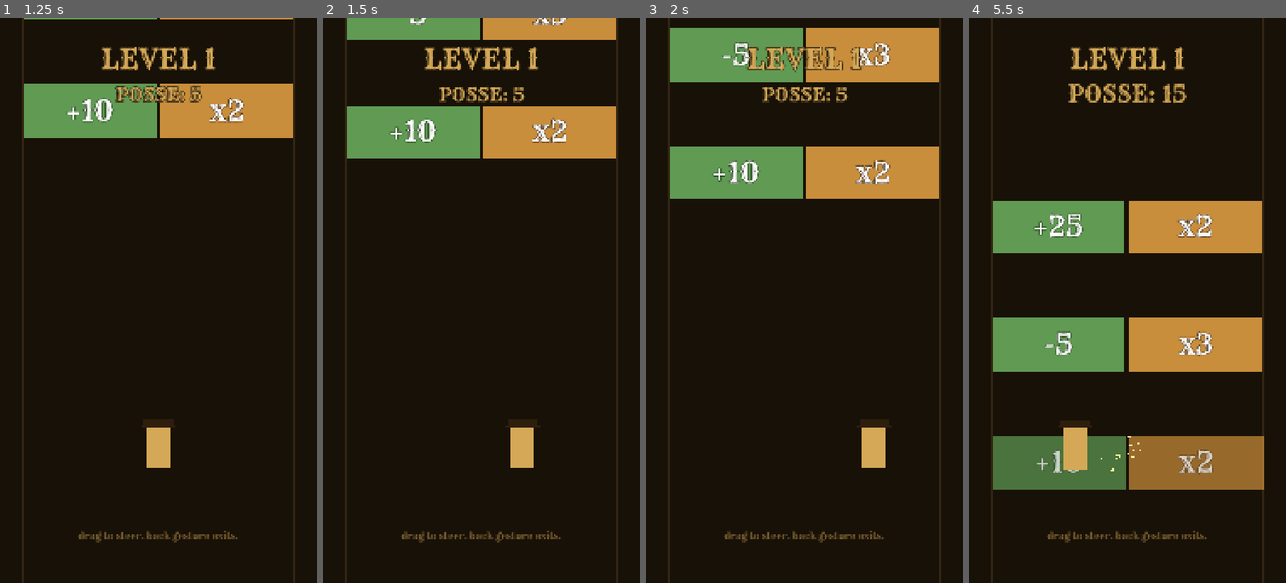
Above: before the commit, frames 1-4 (left to right).
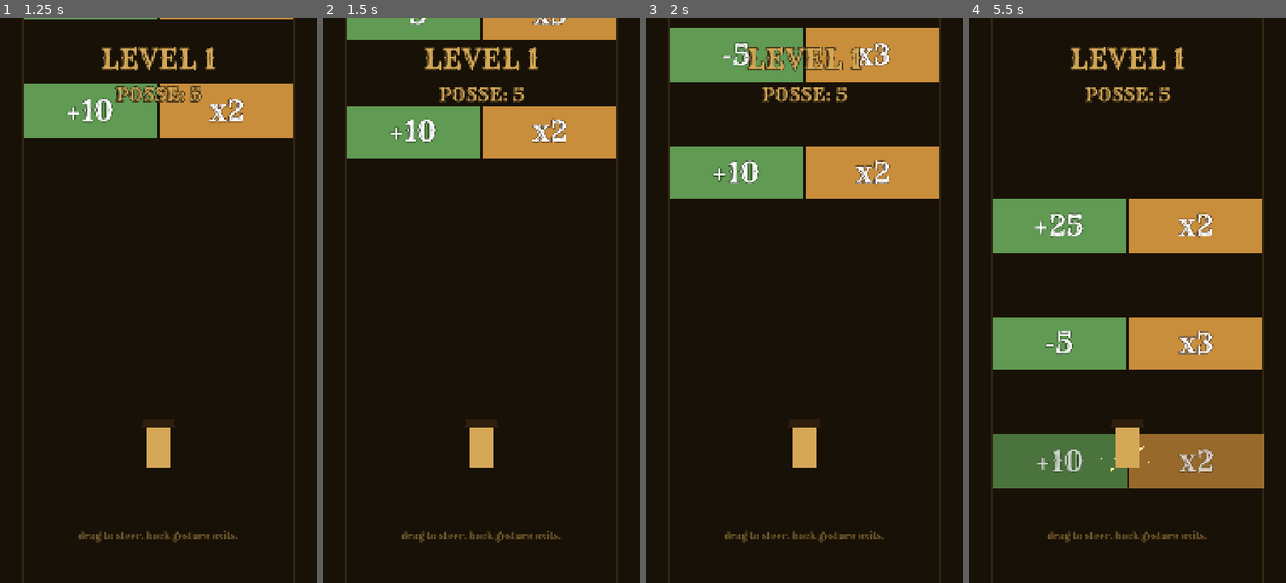
Above: after the commit, the same moments.

Repository: Joeputin100/Not_This_Again
Game: Godot game, scene res://scenes/main_menu.tscn
The game is run twice, just before and just after one commit, with the same random seed, the same clock (stepped at 60 frames per second) and the same inputs.
Inputs (mouse positions are in pixels of both pictures, inside the frame that each line leads up to):
- Up to frame 1 (1.25 s): click "PLAY" at 0.5 s
- Up to frame 2 (1.5 s): tap Enter at 1.25 s; move the mouse to (551, 272) at 1.27 s; hold Shift from 1.28 s (still down); click (551, 272) at 1.42 s
- Up to frame 3 (2 s): keep holding Shift
- Up to frame 4 (5.5 s): release Shift at 2 s; drag from (1064, 328) to (1111, 413) at 2.02 s; move the mouse to (1159, 176) at 2.77 s; tap Ctrl at 2.85 s; click (1159, 176) at 2.92 s; drag from (1111, 413) to (1032, 215) at 3.52 s; move the mouse to (1222, 385) at 4.27 s; tap Alt at 4.35 s; click (1222, 385) at 4.42 s; drag from (1032, 215) to (1079, 159) at 5.02 s

Frame 1 is identical in both runs. In frame 2, 1.1% of the frame differs, in the area x 46-67%, y 72-80%; in frame 3, 1.1%; in frame 4, 4.2%, in the area x 7-94%, y 11-84%.
Error after the commit: Parse Error: Cannot infer the type of "combo" variable because the value doesn't have a set type. (res://scripts/level.gd:95)

Commit message:
Phase 1 polish (iter 10): combo escalation + MEGA banner + 18 tests
Implements the Candy-Crush "mega sparkles for 3 in a row" escalation
that user flagged as missing. Each consecutive gate pass scales up:

  combo 1 → 28 particles, 0.40 trauma, no banner (the normal feel)
  combo 2 → 42 particles, 0.55 trauma, "DOUBLE!" banner floats up
  combo 3 → 56 particles, 0.70 trauma, "MEGA!" banner floats up
  combo 4+ → caps at 56 particles, 0.85 trauma, still "MEGA!"

- scripts/combos_counter.gd — instance state (current, step, reset)
  plus three pure-static curves (label_for, particle_multiplier,
  trauma_for). All scaled-and-capped so escalation feels powerful
  early but doesn't go nuclear on infinite combos.

- test/test_combos_counter.gd — 18 tests covering counter state +
  every breakpoint of every curve, including the caps (combo 5/100
  return the same as combo 3 for particles, combo 99 caps trauma).

- scripts/level.gd — _on_gate_triggered now:
    1. combos.step() returns new combo count
    2. gate's Sparkles.amount = 28 * particle_multiplier(combo)
       (set BEFORE _play_pass_animation runs — synchronous signal
       emission means this lands before emitting=true)
    3. shake.add_trauma(trauma_for(combo))  ← per-combo escalation
    4. If label_for(combo) is non-empty, _spawn_combo_banner()
       creates a giant gold Label in the UI CanvasLayer (so screen
       shake doesn't jitter it), scales it in with a BACK bounce,
       floats it up 200px while fading, queue_frees after 0.9s.

Verifies on next sideload:
  - First gate pass: normal-sized sparkle burst (same as iter 8)
  - Second gate pass: bigger burst + brief "DOUBLE!" banner
  - Third gate pass: biggest burst + brief "MEGA!" banner
  - Banner pops from below center, floats up to upper third,
    fades. Doesn't shake along with the world.

Diff:
--- /dev/null
+++ b/godot/scripts/combos_counter.gd
@@ -0,0 +1,47 @@
+extends RefCounted
+
+# Tiny stateful counter + pure escalation curves for combo feedback.
+# `current` increments on each gate pass; static helpers return the
+# particle multiplier, trauma value, and label text for any count.
+#
+# Keeping the curves as static methods means tests can verify them
+# without instantiating, and the level can call them inline without
+# holding extra references.
+
+const _PARTICLE_BASE: float = 1.0
+const _PARTICLE_STEP: float = 0.5     # +50% per combo step
+const _PARTICLE_CAP_COMBO: int = 3    # don't keep scaling forever
+
+const _TRAUMA_BASE: float = 0.40
+const _TRAUMA_STEP: float = 0.15
+const _TRAUMA_CAP_COMBO: int = 4
+
+var current: int = 0
+
+func step() -> int:
+	current += 1
+	return current
+
+func reset() -> void:
+	current = 0
+
+# Visual feedback label for the given combo. Empty string = no label
+# (don't celebrate single passes; the existing scale-pop is enough).
+static func label_for(combo: int) -> String:
+	if combo >= 3:
+		return "MEGA!"
+	elif combo == 2:
+		return "DOUBLE!"
+	return ""
+
+# Multiplier on the gate's particle amount. Single pass = 1.0× (no change).
+# Combo 2 = 1.5×, combo 3 = 2.0×, capped there.
+static func particle_multiplier(combo: int) -> float:
+	var capped: int = mini(combo, _PARTICLE_CAP_COMBO)
+	return _PARTICLE_BASE + _PARTICLE_STEP * float(capped - 1)
+
+# Trauma value to add to screen shake. Single = 0.40, combo 2 = 0.55,
+# combo 3 = 0.70, combo 4 = 0.85, capped.
+static func trauma_for(combo: int) -> float:
+	var capped: int = mini(combo, _TRAUMA_CAP_COMBO)
+	return _TRAUMA_BASE + _TRAUMA_STEP * float(capped - 1)
--- a/godot/scripts/level.gd
+++ b/godot/scripts/level.gd
@@ -9,6 +9,7 @@
 const GateHelper = preload("res://scripts/gate_helper.gd")
 const LevelProgressScript = preload("res://scripts/level_progress.gd")
 const ScreenShakeScript = preload("res://scripts/screen_shake.gd")
+const CombosCounterScript = preload("res://scripts/combos_counter.gd")
 
 const FOLLOW_SPEED: float = 12.0
 const STARTING_POSSE: int = 5
@@ -32,11 +33,13 @@
 
 var progress: RefCounted
 var shake: RefCounted
+var combos: RefCounted
 
 func _ready() -> void:
 	target_x = cowboy.position.x
 	progress = LevelProgressScript.new()
 	shake = ScreenShakeScript.new()
+	combos = CombosCounterScript.new()
 
 	# Discover all gates by group instead of hand-listing — adding a 4th
 	# gate to the scene tree later won't require code changes here.
@@ -86,14 +89,72 @@
 		get_tree().quit()
 
 func _on_gate_triggered(gate_center_x: float, gate: Node) -> void:
+	# Combo escalates per consecutive gate. Particle amount and screen
+	# trauma both scale via CombosCounter's curves; over combo 3 we get
+	# the "MEGA!" floating banner (Candy-Crush-style escalation).
+	var combo := combos.step()
+
+	# Boost gate's particle amount BEFORE its _play_pass_animation runs.
+	# Signal emission is synchronous, so this lands before emitting=true.
+	var mult := CombosCounterScript.particle_multiplier(combo)
+	if gate.has_node("Sparkles"):
+		var sparkles := gate.get_node("Sparkles") as CPUParticles2D
+		sparkles.amount = int(28.0 * mult)
+
 	var side := GateHelper.which_side(cowboy.position.x, gate_center_x)
 	posse_count = GateHelper.apply_effect(posse_count, side, gate.left_value, gate.right_value)
 	AudioBus.play_gate_pass()
-	shake.add_trauma(0.5)
+	shake.add_trauma(CombosCounterScript.trauma_for(combo))
 	_pulse_posse_label()
+
+	var combo_label := CombosCounterScript.label_for(combo)
+	if combo_label != "":
+		_spawn_combo_banner(combo_label)
+
 	progress.record_pass()
 	if progress.is_complete():
 		_show_win()
+
+# Floating combo banner ("DOUBLE!" / "MEGA!") added to the UI canvas
+# layer so screen shake doesn't jitter it. Scales in with a bounce,
+# floats upward, fades out, queue_frees.
+func _spawn_combo_banner(text: String) -> void:
+	var ui := $UI as CanvasLayer
+	var label := Label.new()
+	label.text = text
+	label.theme = preload("res://assets/theme.tres")
+	label.add_theme_font_size_override("font_size", 156)
+	label.add_theme_color_override("font_color", Color(1.0, 0.95, 0.5, 1))
+	label.add_theme_color_override("font_outline_color", Color(0.18, 0.1, 0.03, 1))
+	label.add_theme_constant_override("outline_size", 14)
+	label.horizontal_alignment = HORIZONTAL_ALIGNMENT_CENTER
+	label.size_flags_horizontal = Control.SIZE_FILL
+	label.anchor_left = 0.0
+	label.anchor_right = 1.0
+	label.anchor_top = 0.5
+	label.anchor_bottom = 0.5
+	label.offset_left = 0.0
+	label.offset_right = 0.0
+	label.offset_top = -90.0
+	label.offset_bottom = 90.0
+	ui.add_child(label)
+	label.pivot_offset = Vector2(540.0, 90.0)
+	label.scale = Vector2(0.4, 0.4)
+	label.modulate.a = 0.0
+
+	var pop := create_tween().set_parallel(true)
+	pop.tween_property(label, "scale", Vector2.ONE, 0.22) \
+		.set_trans(Tween.TRANS_BACK).set_ease(Tween.EASE_OUT)
+	pop.tween_property(label, "modulate:a", 1.0, 0.12)
+	pop.tween_property(label, "offset_top", -290.0, 0.9) \
+		.set_trans(Tween.TRANS_QUAD).set_ease(Tween.EASE_OUT)
+	pop.tween_property(label, "offset_bottom", -110.0, 0.9) \
+		.set_trans(Tween.TRANS_QUAD).set_ease(Tween.EASE_OUT)
+	await get_tree().create_timer(0.55).timeout
+	var fade := create_tween()
+	fade.tween_property(label, "modulate:a", 0.0, 0.35)
+	await fade.finished
+	label.queue_free()
 
 func _refresh_posse_label() -> void:
 	if posse_label:
--- /dev/null
+++ b/godot/test/test_combos_counter.gd
@@ -0,0 +1,74 @@
+extends GutTest
+
+const CombosCounterScript = preload("res://scripts/combos_counter.gd")
+
+var c: RefCounted
+
+func before_each():
+	c = CombosCounterScript.new()
+
+# ---------- stateful counter ----------
+
+func test_starts_at_zero():
+	assert_eq(c.current, 0)
+
+func test_step_increments_and_returns_new_value():
+	assert_eq(c.step(), 1)
+	assert_eq(c.current, 1)
+	assert_eq(c.step(), 2)
+	assert_eq(c.current, 2)
+
+func test_reset_to_zero():
+	c.step()
+	c.step()
+	c.reset()
+	assert_eq(c.current, 0)
+
+# ---------- label_for ----------
+
+func test_label_empty_for_single():
+	assert_eq(CombosCounterScript.label_for(1), "")
+
+func test_label_double_at_two():
+	assert_eq(CombosCounterScript.label_for(2), "DOUBLE!")
+
+func test_label_mega_at_three():
+	assert_eq(CombosCounterScript.label_for(3), "MEGA!")
+
+func test_label_mega_at_four_and_above():
+	assert_eq(CombosCounterScript.label_for(4), "MEGA!")
+	assert_eq(CombosCounterScript.label_for(10), "MEGA!")
+
+# ---------- particle_multiplier ----------
+
+func test_particle_mult_single_is_one():
+	assert_almost_eq(CombosCounterScript.particle_multiplier(1), 1.0, 0.001)
+
+func test_particle_mult_combo_two():
+	assert_almost_eq(CombosCounterScript.particle_multiplier(2), 1.5, 0.001)
+
+func test_particle_mult_combo_three():
+	assert_almost_eq(CombosCounterScript.particle_multiplier(3), 2.0, 0.001)
+
+func test_particle_mult_caps_at_three():
+	# Beyond combo 3 the multiplier shouldn't keep growing forever.
+	assert_almost_eq(CombosCounterScript.particle_multiplier(5), 2.0, 0.001)
+	assert_almost_eq(CombosCounterScript.particle_multiplier(100), 2.0, 0.001)
+
+# ---------- trauma_for ----------
+
+func test_trauma_single_is_base():
+	assert_almost_eq(CombosCounterScript.trauma_for(1), 0.40, 0.001)
+
+func test_trauma_combo_two_steps_up():
+	assert_almost_eq(CombosCounterScript.trauma_for(2), 0.55, 0.001)
+
+func test_trauma_combo_three_steps_up():
+	assert_almost_eq(CombosCounterScript.trauma_for(3), 0.70, 0.001)
+
+func test_trauma_combo_four_continues_to_step():
+	assert_almost_eq(CombosCounterScript.trauma_for(4), 0.85, 0.001)
+
+func test_trauma_caps_at_combo_four():
+	assert_almost_eq(CombosCounterScript.trauma_for(5), 0.85, 0.001)
+	assert_almost_eq(CombosCounterScript.trauma_for(99), 0.85, 0.001)
